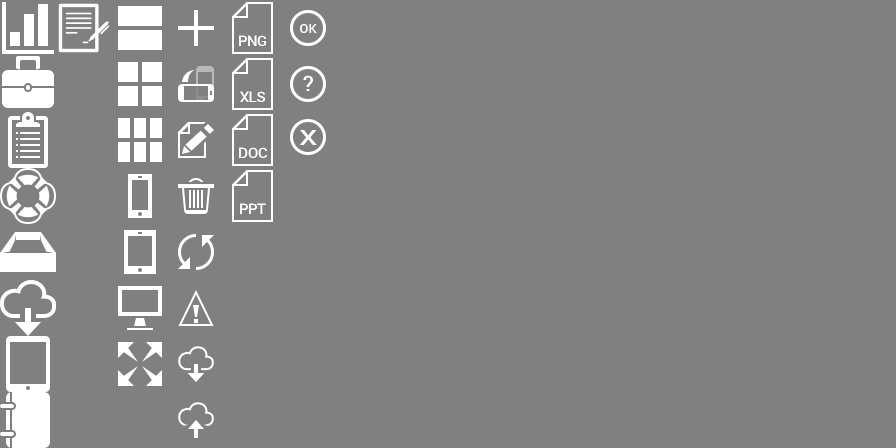
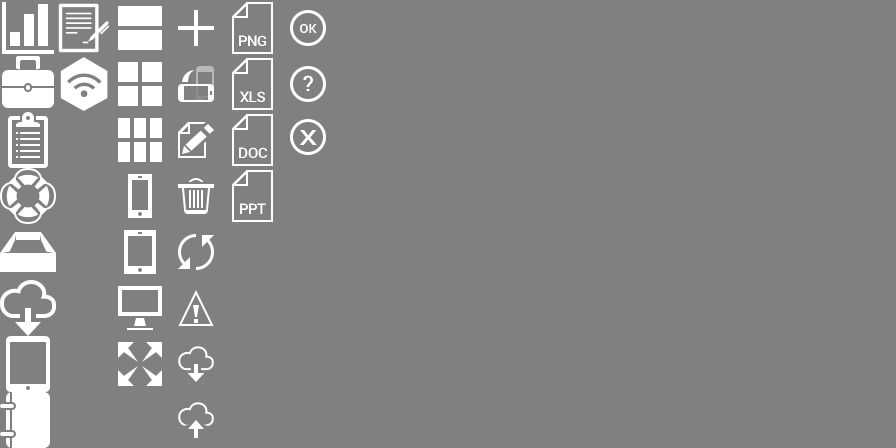
Revision of a layered 896×448 image; what changed, layer by layer:
added layer "yolo.svg" above "contract.svg" over left=60, top=57, right=108, bottom=111
